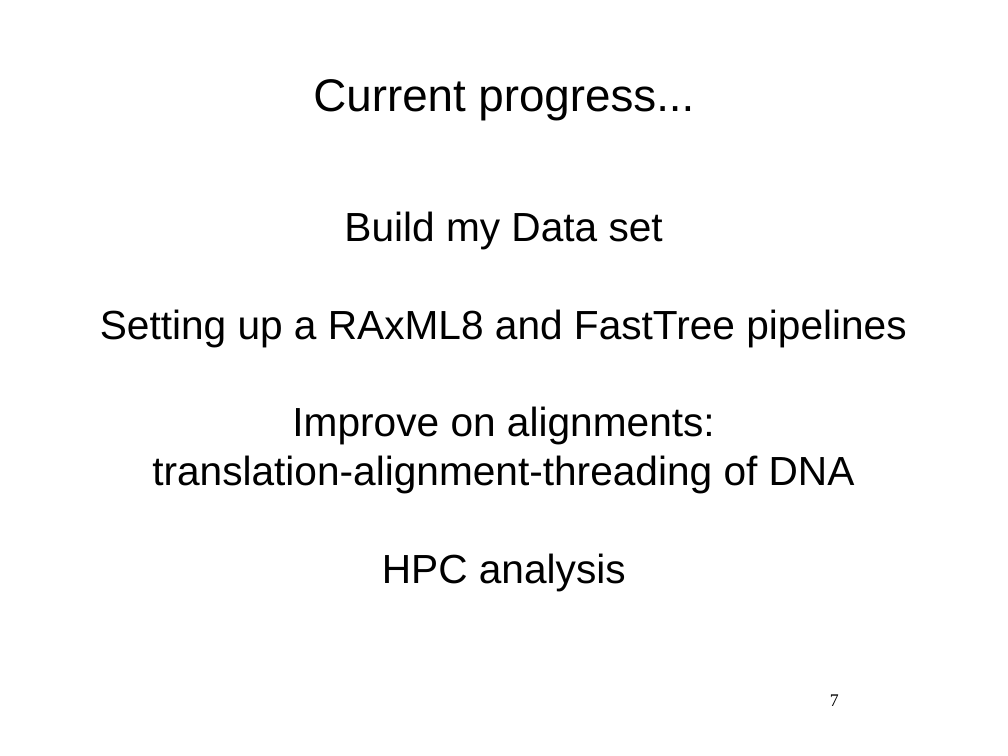
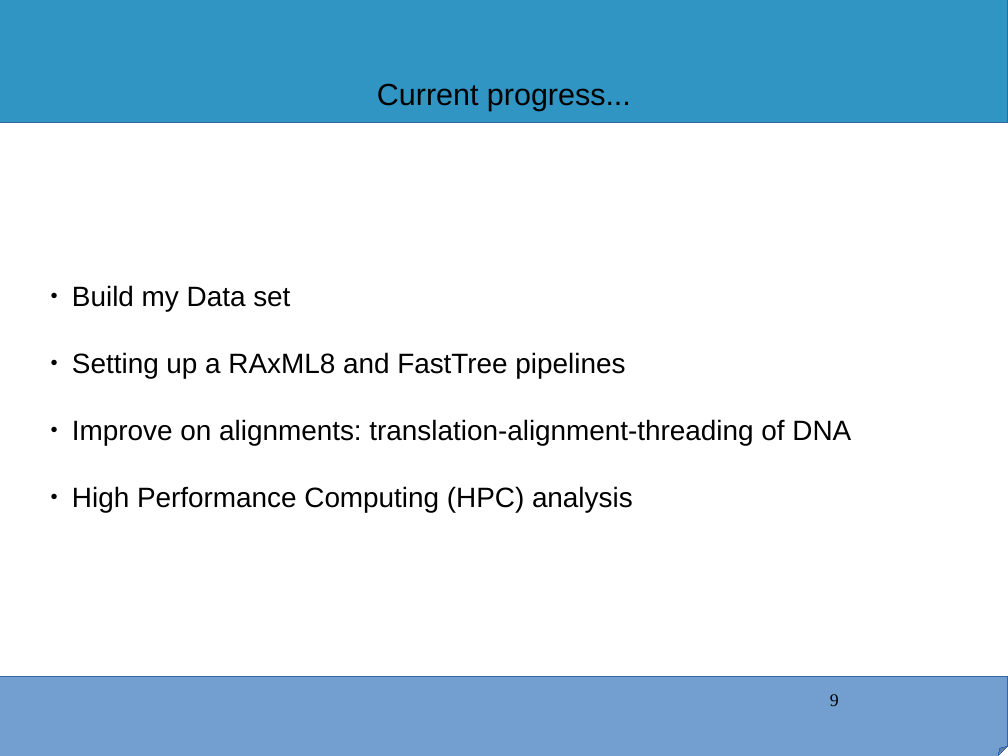
Before and after one commit to kibet-gilbert/co1_metaanalysis, a slide deck: slide 9 of icipe_progress_report.odp (slide 7 before the commit). Drawn at 1008x756 pixels with LibreOffice and Linux fonts; fonts in the diff are those of the drawing; background and template pictures are left out. Boxes give left, top, right and bottom in pixels: in the first picture for what was removed or moved away, otherwise in the second. Text is boxed around its words. In the diff, an @@ line names an element or a change of style, - is before the commit and + after.

```diff
--- a/icipe_progress_report.odp
+++ b/icipe_progress_report.odp
@@ rectangle added at box(0, 0, 1008, 123), fill #3095C3, outline #3465A4 0 pt @@
@@ title "Current progress..." at box(377, 83, 631, 111): size 36 to 24 pt @@
@@ subtitle at box(72, 285, 625, 378): size 32 to 22 pt in "Build my Data set", "Setting up a RAxML8 and FastTree pipelines"; alignment centre to left; bullet none to ● @@
@@ subtitle at box(72, 419, 851, 513): text changed; size 32 to 22 pt @@
-Improve on alignments:
-translation-alignment-threading of DNA
-HPC analysis
+● Improve on alignments: translation-alignment-threading of DNA
+● High Performance Computing (HPC) analysis
@@ folded corner added at box(0, 677, 1008, 756), fill #729FCF, outline #3465A4 0 pt @@
@@ page number at box(830, 694, 839, 706): text changed @@
-7
+9
```
Also in this commit, not shown: 5 other slides changed, 5 slides added, 2 slides removed, 3 other files.
